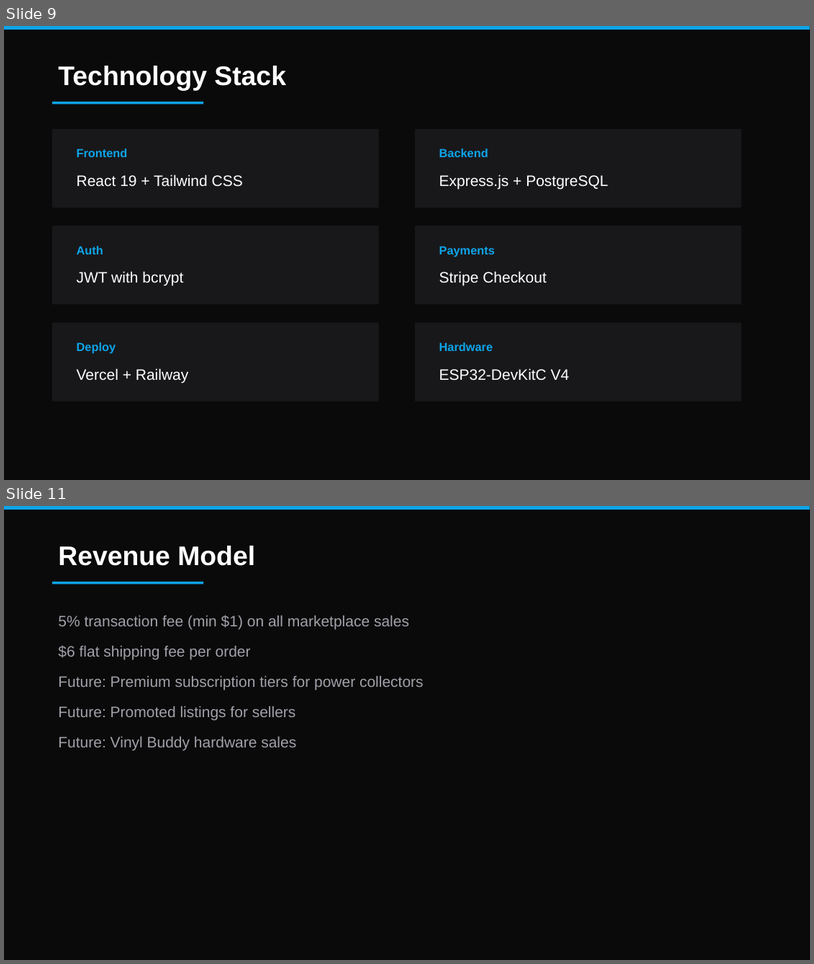
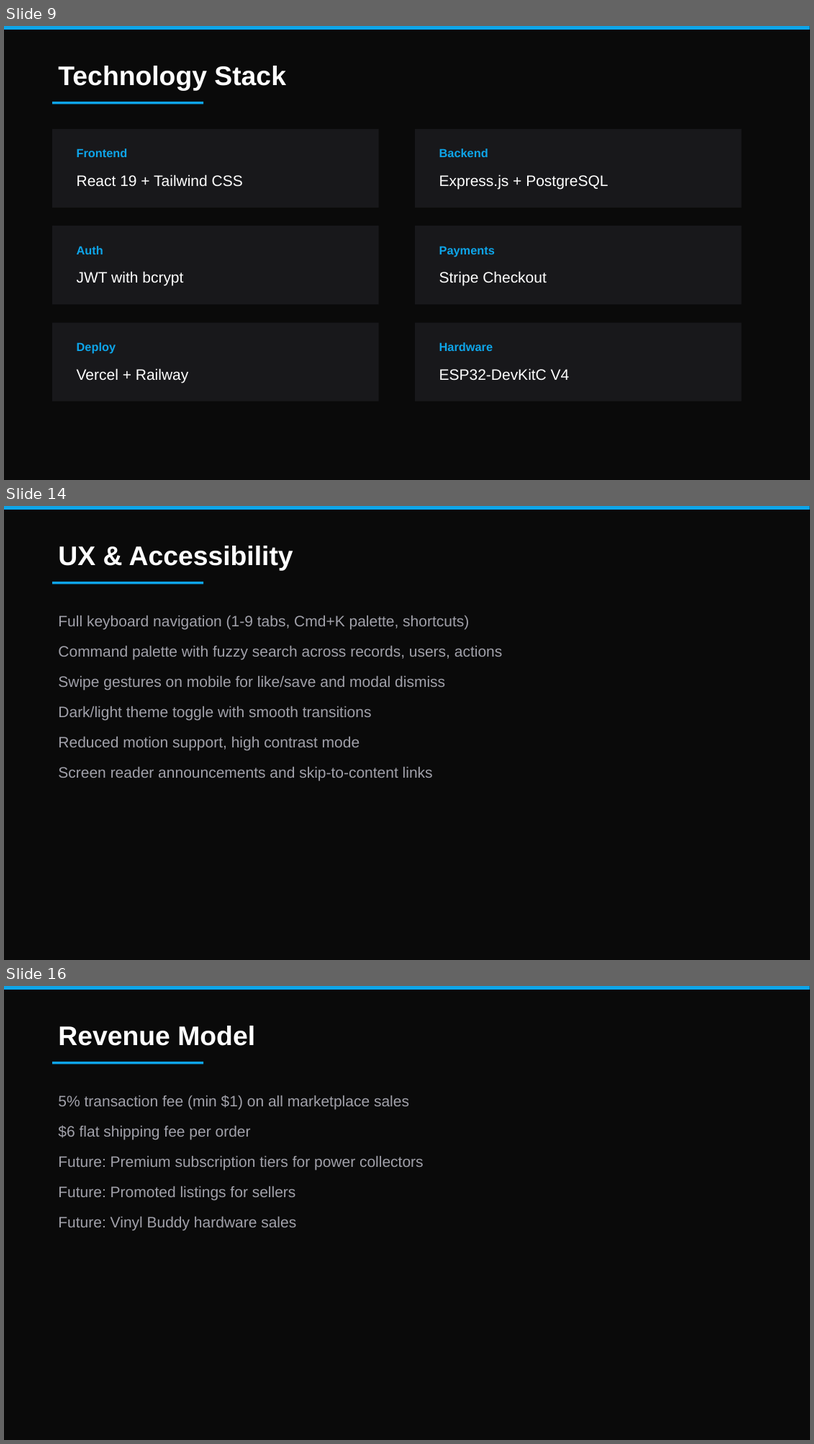
Before and after one commit to colelevy08/groovestack, a slide deck: GrooveStack_Overview.pptx. Shown one above the other, each under a label of ours: slides 9 and 11 before the commit, slides 9, 14 and 16 after it; the slides between them are not shown. The pictures are 814x964 and 814x1444 pixels, drawn with LibreOffice and Linux fonts; fonts in the diff are those of the drawing. Boxes give left, top, right and bottom in pixels: in the first picture for what was removed or moved away, otherwise in the second. Text is boxed around its words. In the diff, an @@ line names an element or a change of style, - is before the commit and + after.

```diff
--- a/GrooveStack_Overview.pptx
+++ b/GrooveStack_Overview.pptx
@@ slide 14 added at box(4, 506, 810, 960), background #0A0A0A @@
@@ rectangle added at box(4, 506, 810, 510), fill #0EA5E9 @@
@@ text added at box(58, 546, 293, 570), 32 pt, text #FFFFFF, bold @@
+UX & Accessibility
@@ rectangle added at box(52, 582, 203, 584), fill #0EA5E9 @@
@@ text added at box(58, 615, 503, 780), 18 pt, text #A1A1AA @@
+Full keyboard navigation (1-9 tabs, Cmd+K palette, shortcuts)
+Command palette with fuzzy search across records, users, actions
+Swipe gestures on mobile for like/save and modal dismiss
+Dark/light theme toggle with smooth transitions
+Reduced motion support, high contrast mode
+Screen reader announcements and skip-to-content links
@@ what was slide 11 is now slide 16 @@
```
Also in this commit, not shown: 2 slides changed, 4 other slides added, 1 other file.
